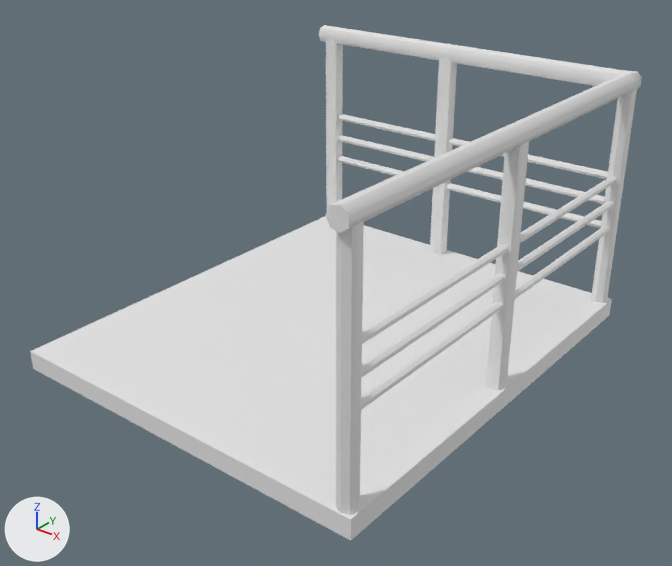
The FBX model Unreal/Content/Props3D/Labo/PièceLabo/EscalierLabo/SM_Plateform_Metalic_Corner_Left.fbx, before and after one commit.
Before and after are seen from a 50 mm lens placed at (1.67, -2.17, 2.4), pointed at (-0.91, 1.05, 0.4). Every picture has the same lights, and +X, +Y and +Z are marked at lower left. Where no turn or scale is listed for an object, it has been applied to the vertices.
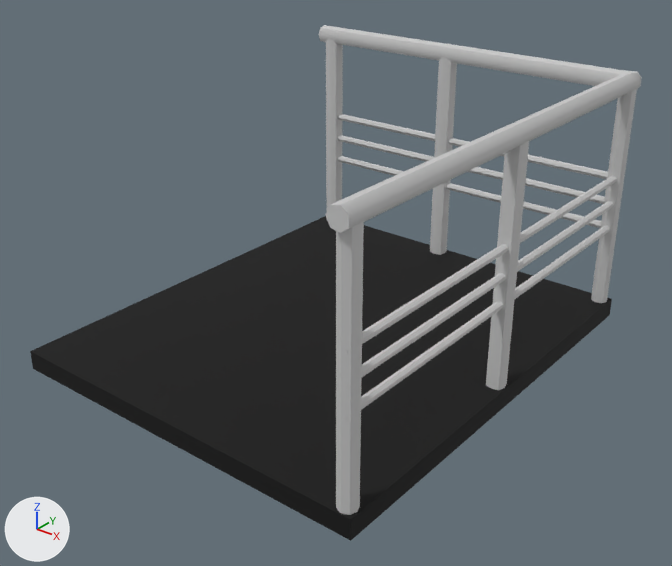
The newer file is also rescaled (x1.319), turned or shifted as a whole; pictures and numbers use the older file's frame.

Changed parts and their boxes (x1, y1, x2, y2) in the pictures (672 x 566 px):
part 1 of me_mesh, recoloured (white to black)
    both: (30, 216, 612, 541)
part 2 of me_mesh, recoloured
    both: (319, 25, 642, 515)

The edits, one by one:
Material 'BaseMat' (mat_basemat) is new.
Its base color is (0.0, 0.0, 0.0) (black #000000).
Its roughness is 0.859.
Material 'Material #17' (mat_material__17) is new.
Its base color is (0.588, 0.588, 0.588) (light grey #cacaca).
Its roughness is 0.859.
me_mesh has 418 vertices, 759 faces and spans x -2.0..0.0, y -0.02..2.33, z 0.0..1.35.
me_mesh is used by ob_object007; location (0.0, 0.0, 0.0).
me_mesh part 1: all 460 faces centred in x -2.0..0.0, y 0.0..2.33, z 0.0..0.1 switch from no material to mat_basemat (black #000000).
me_mesh part 2: all 299 faces centred in x -1.99..0.0, y -0.02..2.32, z 0.5..1.34 switch from no material to mat_material__17 (light grey #cacaca).
